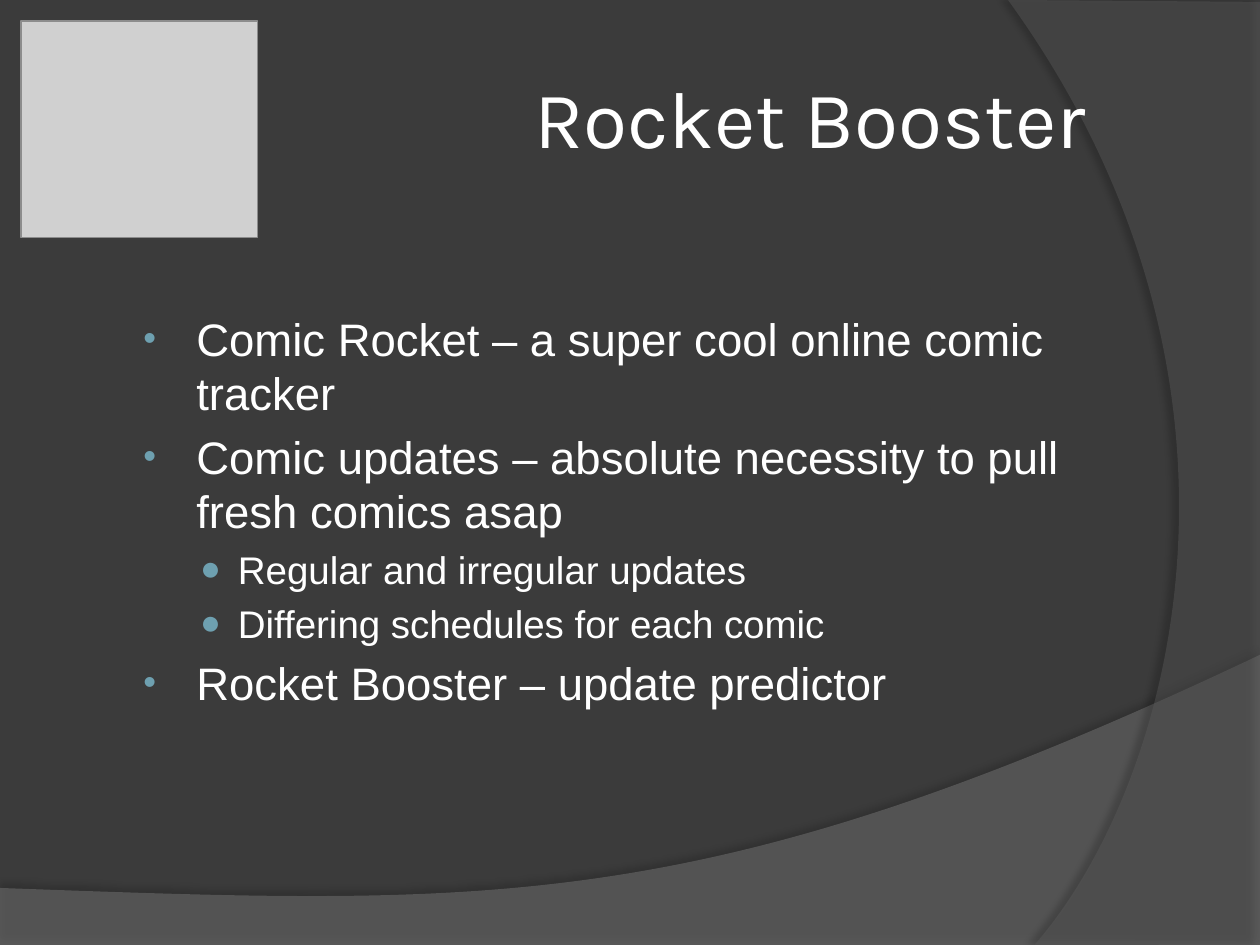
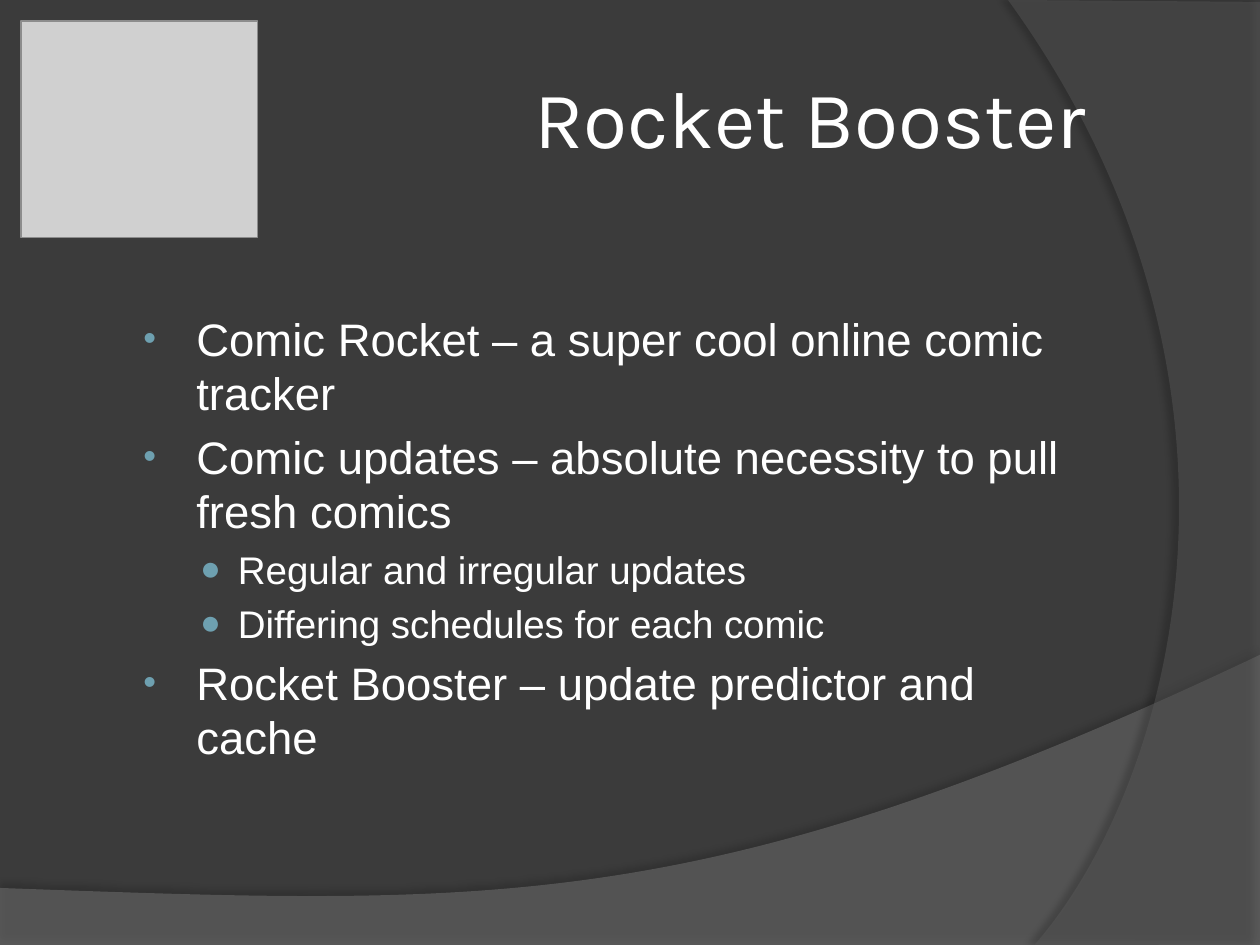
Before and after one commit to csComicRocket/ComicRocketProject, a slide deck: slide 4 of Documentation/RocketBooster-CapstonePresentation.pptx (slide 3 before the commit). Drawn at 1260x945 pixels with LibreOffice and Linux fonts; fonts in the diff are those of the drawing; grey boxes stand for pictures. Boxes give left, top, right and bottom in pixels: in the first picture for what was removed or moved away, otherwise in the second. Text is boxed around its words. In the diff, an @@ line names an element or a change of style, - is before the commit and + after.

Commit message:
New version of the presentation slides

```diff
--- a/Documentation/RocketBooster-CapstonePresentation.pptx
+++ b/Documentation/RocketBooster-CapstonePresentation.pptx
@@ text at bbox=[196, 441, 1058, 529]: text changed @@
-• Comic updates – absolute necessity to pull fresh comics asap
+• Comic updates – absolute necessity to pull fresh comics
@@ text at bbox=[196, 667, 975, 755]: text changed @@
-• Rocket Booster – update predictor
+• Rocket Booster – update predictor and cache
```
Also in this commit, not shown: 3 other slides changed, 34 slides added, 12 slides removed.
